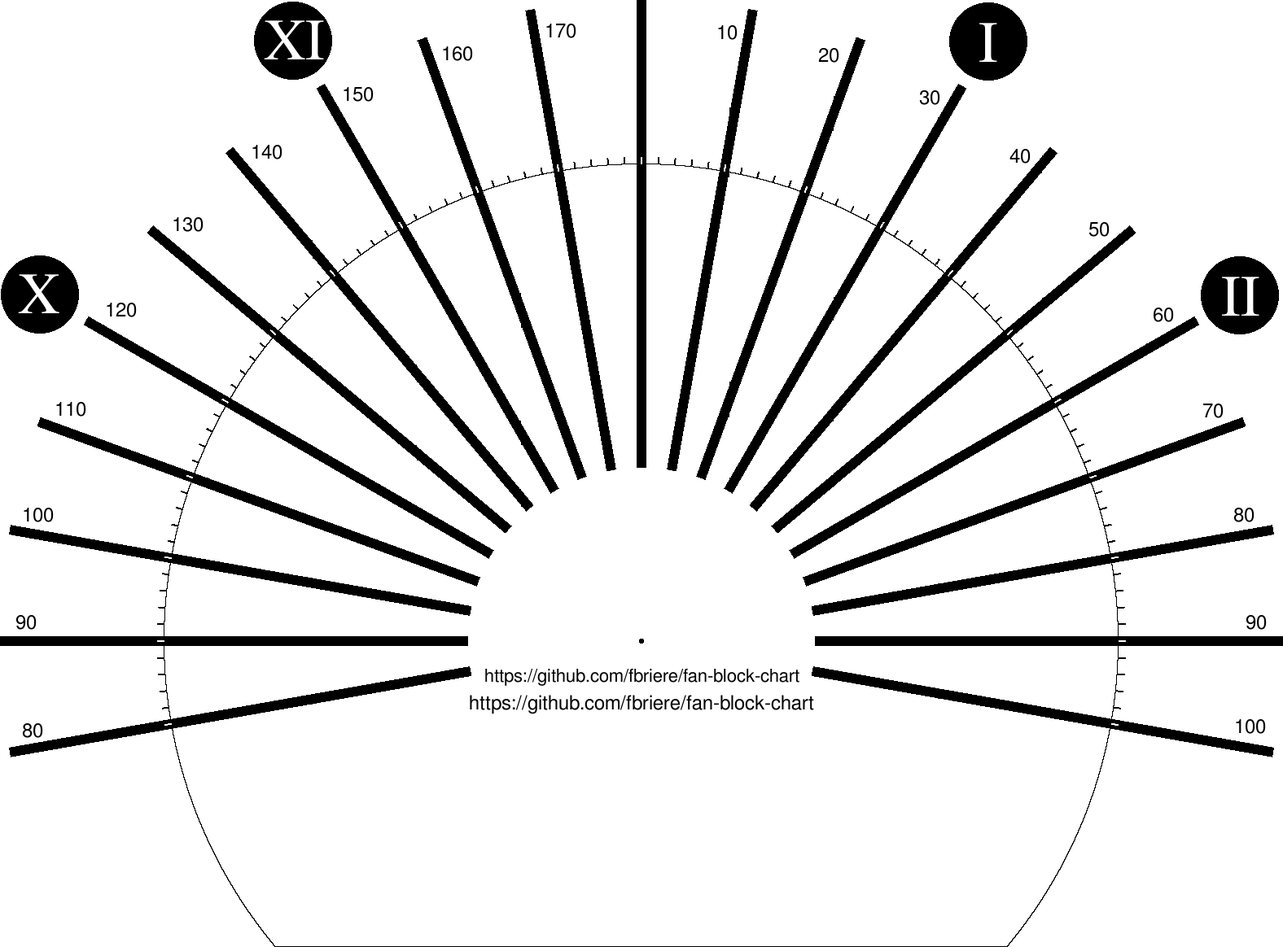
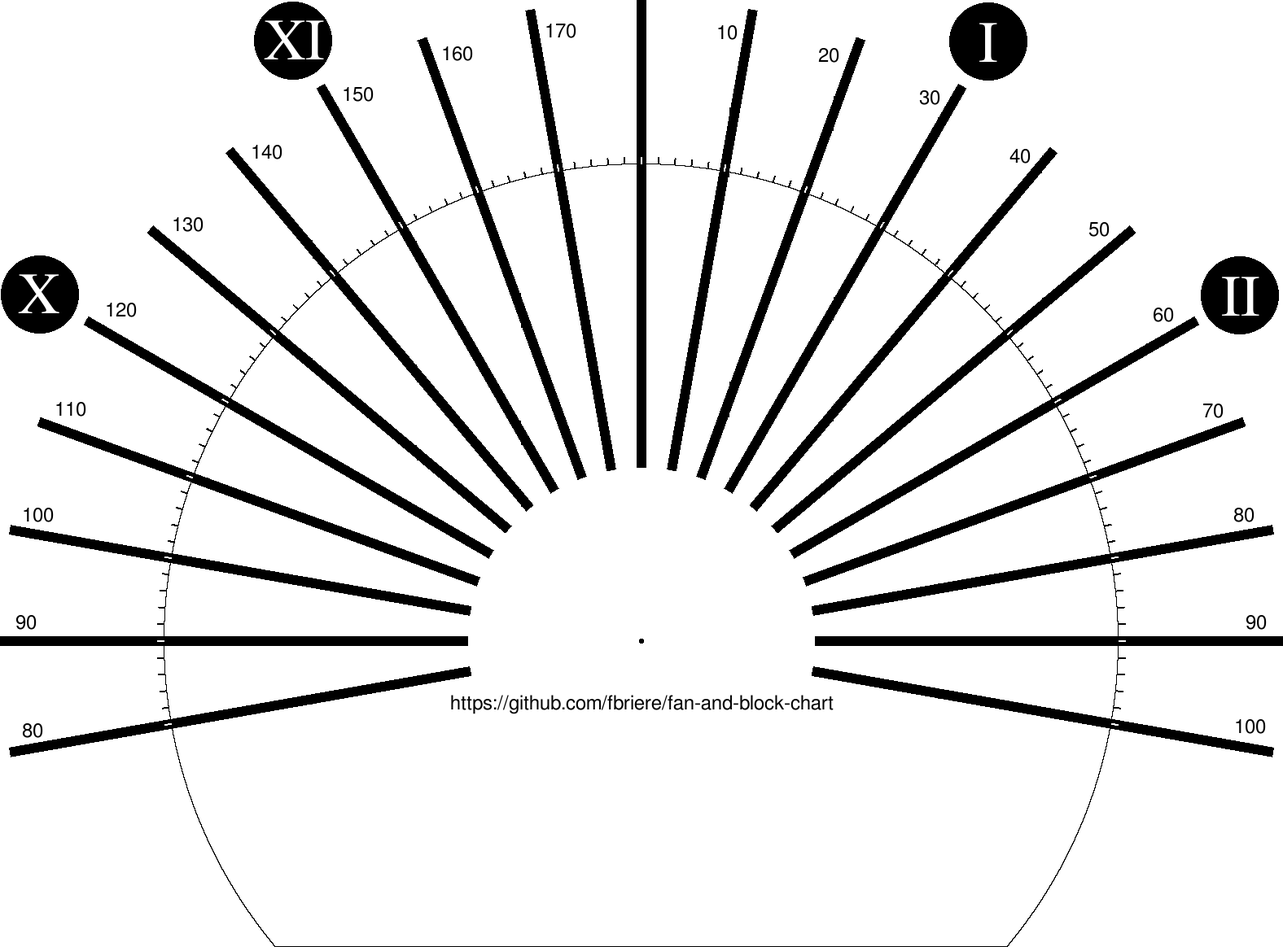
Layers edited between the first and the second 1283 × 947 image:
removed layer "URL (small)" over bbox(485, 668, 800, 687)
renamed "URL (large)" to "URL", painted on it over bbox(450, 695, 834, 715)
